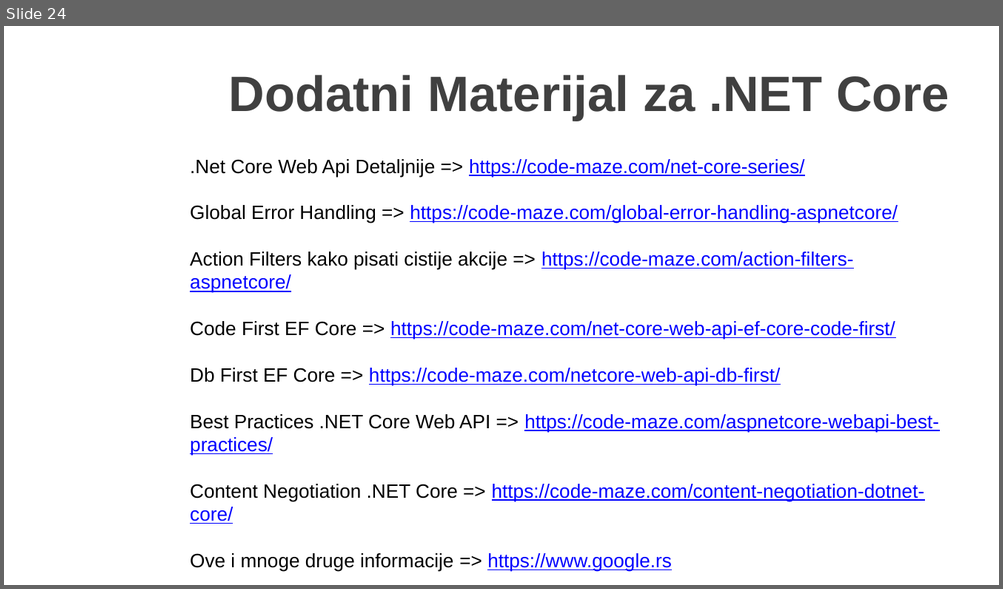
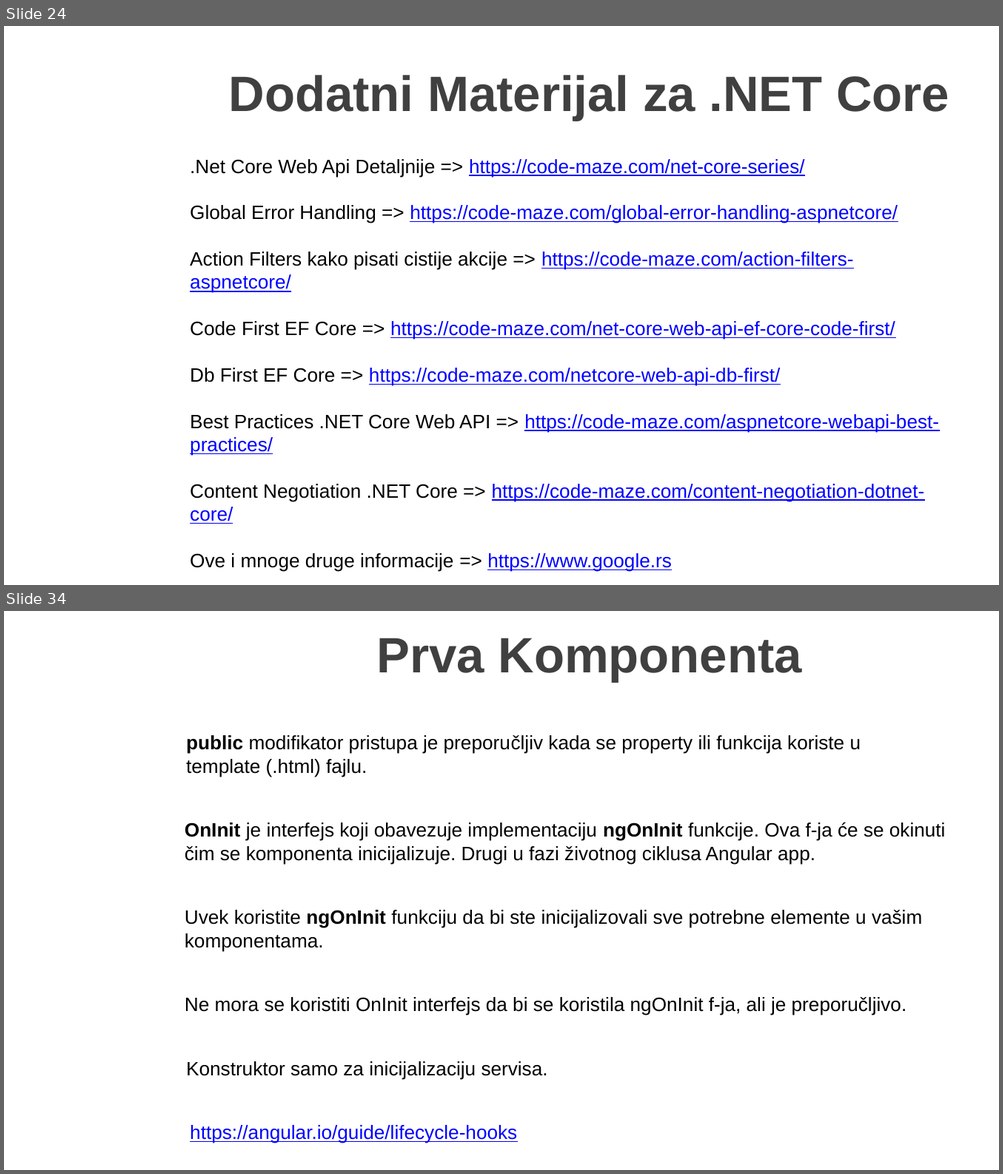
Before and after one commit to MarinkoSpasojevic/predavanje-netcore-angular, a slide deck: .NET Core i Angular Web Dev.pptx. Shown one above the other, each under a label of ours: slide 24 before the commit, slides 24 and 34 after it; the slides between them are not shown. The pictures are 1003x589 and 1003x1174 pixels, drawn with LibreOffice and Linux fonts; fonts in the diff are those of the drawing; background and template pictures are left out. Boxes give left, top, right and bottom in pixels: in the first picture for what was removed or moved away, otherwise in the second. Text is boxed around its words. In the diff, an @@ line names an element or a change of style, - is before the commit and + after.

Commit message:
Angular project created, with Home component

```diff
--- a/.NET Core i Angular Web Dev.pptx
+++ b/.NET Core i Angular Web Dev.pptx
@@ slide 34 added at (4,611,999,1170), background picture (left out) @@
@@ title added at (376,638,802,682), 36 pt, text #404040, bold @@
+Prva Komponenta
@@ text added at (186,735,861,777), 14 pt, text #000000 @@
+public modifikator pristupa je preporučljiv kada se property ili funkcija koriste u
+template (.html) fajlu.
@@ text added at (185,822,945,865), 14 pt, text #000000 @@
+OnInit je interfejs koji obavezuje implementaciju ngOnInit funkcije. Ova f-ja će se okinuti
+čim se komponenta inicijalizuje. Drugi u fazi životnog ciklusa Angular app.
@@ text added at (185,910,922,952), 14 pt, text #000000 @@
+Uvek koristite ngOnInit funkciju da bi ste inicijalizovali sve potrebne elemente u vašim
+komponentama.
@@ text added at (185,997,907,1016), 14 pt, text #000000 @@
+Ne mora se koristiti OnInit interfejs da bi se koristila ngOnInit f-ja, ali je preporučljivo.
@@ text added at (186,1062,548,1080), 14 pt, text #000000 @@
+Konstruktor samo za inicijalizaciju servisa.
@@ text added at (190,1125,517,1144), 14 pt, text #0000FF, underline @@
+https://angular.io/guide/lifecycle-hooks
```
Also in this commit, not shown: 11 other slides added, 39 other files.
